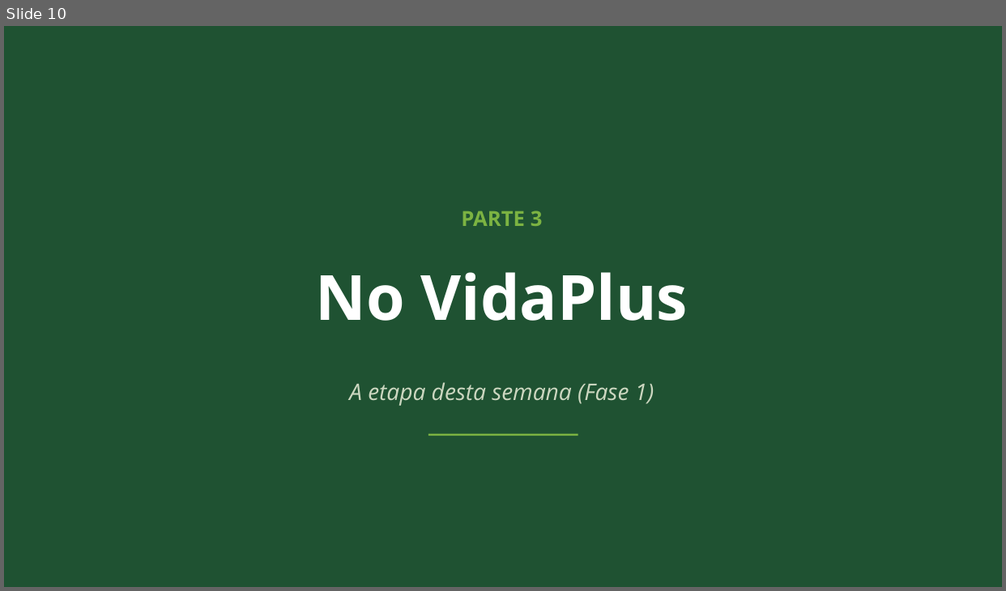
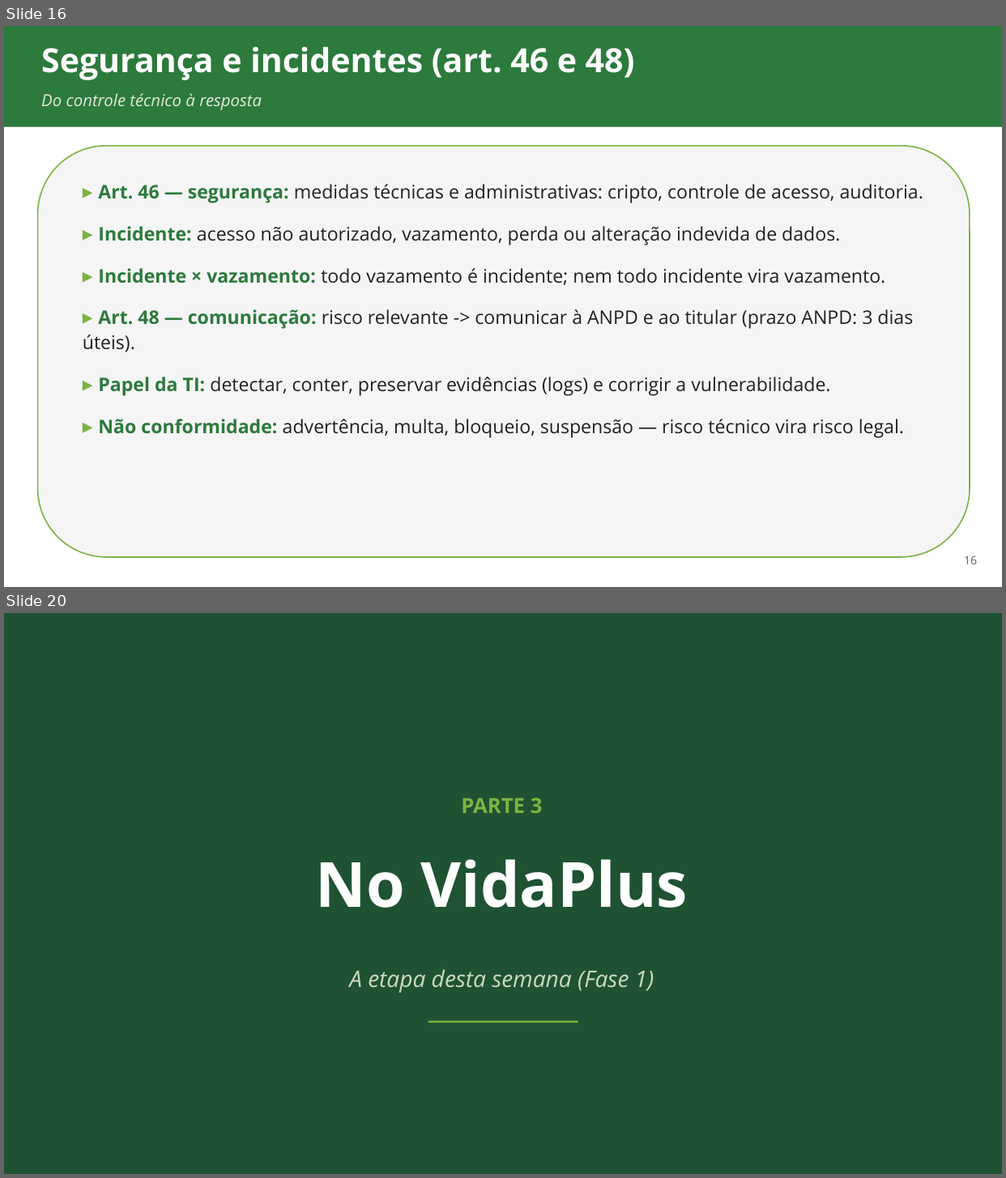
Before and after one commit to ads-sapucaia-ssc/SSC, a slide deck: aulas/aula-02-requisitos-e-lgpd.pptx. Shown one above the other, each under a label of ours: slide 10 before the commit, slides 16 and 20 after it; the slides between them are not shown. The pictures are 1006x591 and 1006x1178 pixels, drawn with LibreOffice and Linux fonts; fonts in the diff are those of the drawing. Boxes give left, top, right and bottom in pixels: in the first picture for what was removed or moved away, otherwise in the second. Text is boxed around its words. In the diff, an @@ line names an element or a change of style, - is before the commit and + after.

```diff
--- a/aulas/aula-02-requisitos-e-lgpd.pptx
+++ b/aulas/aula-02-requisitos-e-lgpd.pptx
@@ slide 16 added at (x1=4, y1=26, x2=1002, y2=587), background #FFFFFF @@
@@ rectangle added at (x1=4, y1=26, x2=1002, y2=127), fill #2D7A3D @@
@@ text added at (x1=41, y1=46, x2=635, y2=80), 32 pt, text #FFFFFF, bold @@
+Segurança e incidentes (art. 46 e 48)
@@ text added at (x1=41, y1=93, x2=262, y2=110), 16 pt, text #E0E8DB, italic @@
+Do controle técnico à resposta
@@ rounded rectangle added at (x1=38, y1=146, x2=970, y2=557), fill #F5F5F5, outline #7CB342 1.25 pt @@
@@ text added at (x1=83, y1=184, x2=923, y2=437), 18 pt, text #212121 @@
+▸ Art. 46 — segurança: medidas técnicas e administrativas: cripto, controle de acesso, auditoria.
+▸ Incidente: acesso não autorizado, vazamento, perda ou alteração indevida de dados.
+▸ Incidente × vazamento: todo vazamento é incidente; nem todo incidente vira vazamento.
+▸ Art. 48 — comunicação: risco relevante -> comunicar à ANPD e ao titular (prazo ANPD: 3 dias úteis).
+▸ Papel da TI: detectar, conter, preservar evidências (logs) e corrigir a vulnerabilidade.
+▸ Não conformidade: advertência, multa, bloqueio, suspensão — risco técnico vira risco legal.
@@ text added at (x1=964, y1=557, x2=977, y2=565), 11 pt, text #616161 @@
+16
@@ what was slide 10 is now slide 20 @@
```
Also in this commit, not shown: 4 slides changed, 9 other slides added, 12 other files.
